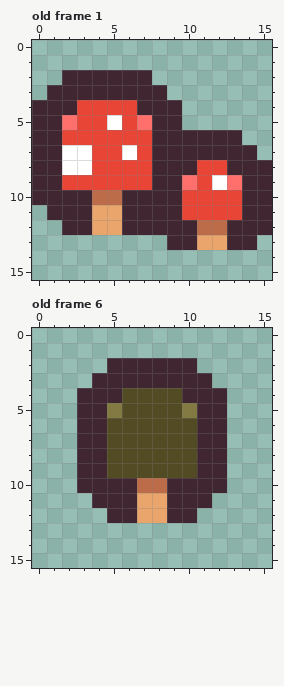
Two versions of one pixel-art file, art/mushrooms.aseprite. Above, as it was before the edit.
16x16 pixels, 35 frames. Colours within 5 levels of each other are drawn and written as one. Shown: old frame 1, old frame 6. The commit also changed other frames, which this record leaves out.
Once edited:
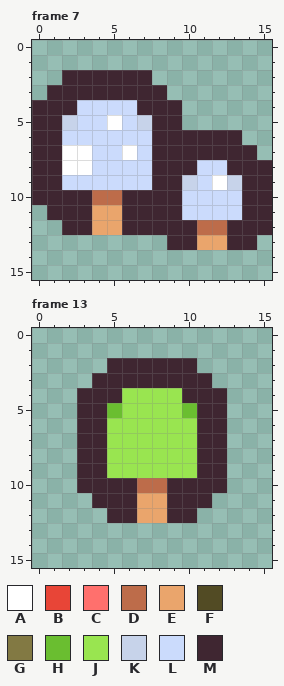
Palette (. is transparent): A #ffffff  B #e84537  C #ff706d  D #bd6c4a  E #eaa56c  F #524b24  G #827943  H #6abe30  J #99e550  K #c7d3ea  L #cbdbfc  M #3f2631
A new or re-ordered frame is compared with the old frame closest to it.
Changes in this commit:
frames 35 -> 56
Frame 7 is new; against old frame 1:
y 4: x 3..6 BBBB -> LLLL
y 5: x 2..4 CBB -> KLL; x 6..7 BC -> LK
y 6: x 2..7 BBBBBB -> LLLLLL
y 7: x 4..5 BB -> LL; x 7 B -> L
y 8: x 4..7 BBBB -> LLLL; x 11..12 BB -> LL
y 9: x 2..7 BBBBBB -> LLLLLL; x 10..11 CB -> KL; x 13 C -> K
y 10..11: x 10..13 BBBB -> LLLL
Frame 13 is new; against old frame 6:
y 4: x 6..9 FFFF -> JJJJ
y 5: x 5..10 GFFFFG -> HJJJJH
y 6..9: x 5..10 FFFFFF -> JJJJJJ
Where, in picture pixels (left, top, right, bottom), the same in both pictures:
changed: (62, 100, 242, 220)
changed: (107, 388, 197, 478)
